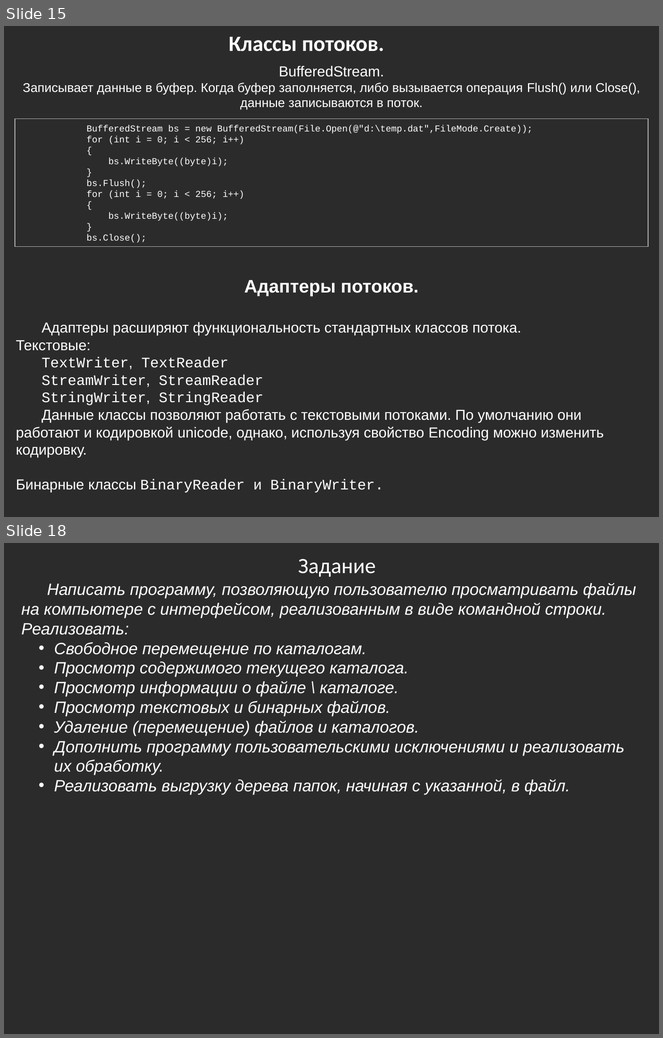
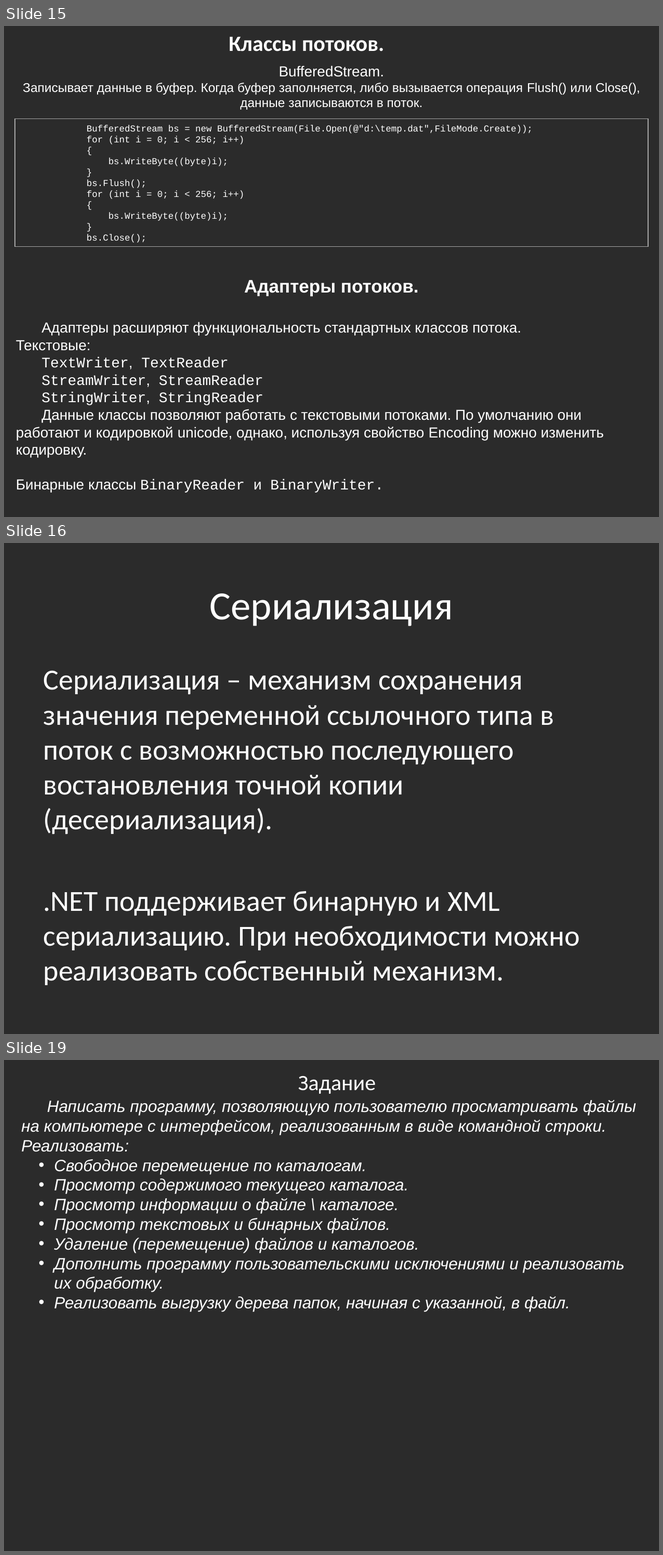
Before and after one commit to bazile/Training, a slide deck: Presentation/lesson-04-io.pptx. Shown one above the other, each under a label of ours: slides 15 and 18 before the commit, slides 15, 16 and 19 after it; the slides between them are not shown. The pictures are 663x1038 and 663x1555 pixels, drawn with LibreOffice and Linux fonts; fonts in the diff are those of the drawing; background and template pictures are left out; a plain dark background stands for a picture behind light text. Boxes give left, top, right and bottom in pixels: in the first picture for what was removed or moved away, otherwise in the second. Text is boxed around its words. In the diff, an @@ line names an element or a change of style, - is before the commit and + after.

```diff
--- a/Presentation/lesson-04-io.pptx
+++ b/Presentation/lesson-04-io.pptx
@@ slide 16 added at <box>4,543,659,1034</box>, background picture (left out) @@
@@ title added at <box>210,593,453,626</box>, 44 pt, text #FFFFFF @@
+Сериализация
@@ text added at <box>44,670,580,986</box>, 32 pt, text #FFFFFF @@
+Сериализация – механизм сохранения значения переменной ссылочного типа в поток с возможностью последующего востановления точной копии (десериализация).
+.NET поддерживает бинарную и XML сериализацию. При необходимости можно реализовать собственный механизм.
@@ what was slide 18 is now slide 19 @@
```
Also in this commit, not shown: 1 slide changed, 1 other slide added, 1 slide removed.
